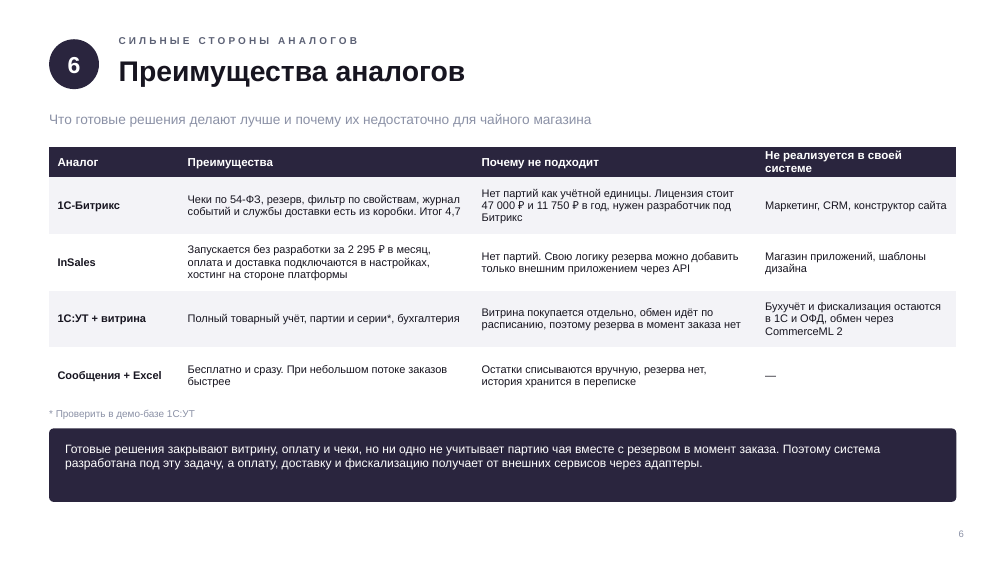
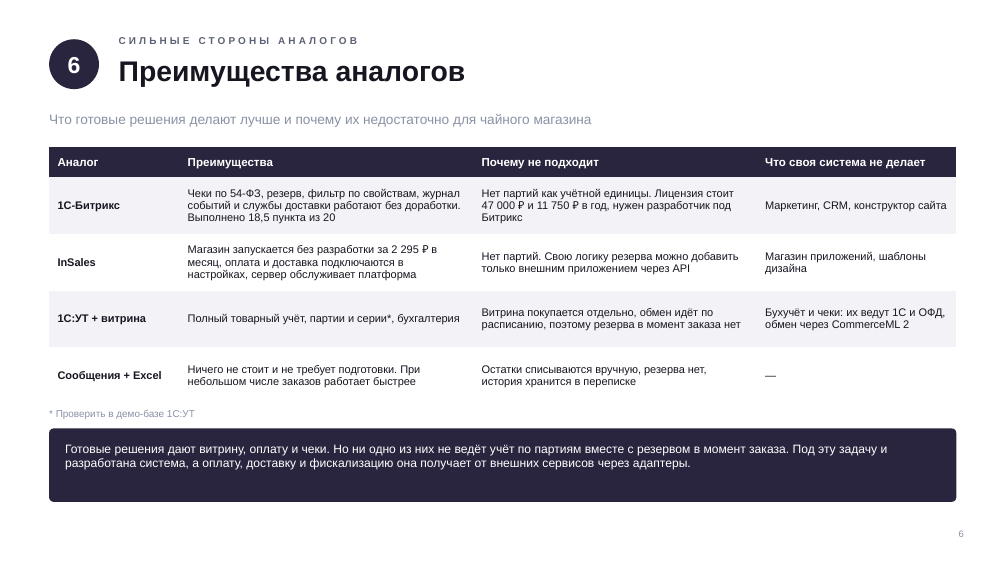
Before and after one commit to vfirsov/vfirsov-vr22-vkr, a slide deck: slide 7 of docs/Сравнение с аналогами — презентация.pptx. Drawn at 1008x567 pixels with LibreOffice and Linux fonts; fonts in the diff are those of the drawing; background and template pictures are left out. Boxes give left, top, right and bottom in pixels: in the first picture for what was removed or moved away, otherwise in the second. Text is boxed around its words. In the diff, an @@ line names an element or a change of style, - is before the commit and + after.

```diff
--- a/docs/Сравнение с аналогами — презентация.pptx
+++ b/docs/Сравнение с аналогами — презентация.pptx
@@ table at [49,147,957,392] @@
-row 1, column 4: Не реализуется в своей системе
+row 1, column 4: Что своя система не делает
-row 2, column 2: Чеки по 54-ФЗ, резерв, фильтр по свойствам, журнал событий и службы доставки есть из коробки. Итог 4,7
+row 2, column 2: Чеки по 54-ФЗ, резерв, фильтр по свойствам, журнал событий и службы доставки работают без доработки. Выполнено 18,5 пункта из 20
-row 3, column 2: Запускается без разработки за 2 295 ₽ в месяц, оплата и доставка подключаются в настройках, хостинг на стороне платформы
+row 3, column 2: Магазин запускается без разработки за 2 295 ₽ в месяц, оплата и доставка подключаются в настройках, сервер обслуживает платформа
-row 4, column 4: Бухучёт и фискализация остаются в 1С и ОФД, обмен через CommerceML 2
+row 4, column 4: Бухучёт и чеки: их ведут 1С и ОФД, обмен через CommerceML 2
-row 5, column 2: Бесплатно и сразу. При небольшом потоке заказов быстрее
+row 5, column 2: Ничего не стоит и не требует подготовки. При небольшом числе заказов работает быстрее
@@ text at [65,444,888,470]: text changed @@
-Готовые решения закрывают витрину, оплату и чеки, но ни одно не учитывает партию чая вместе с резервом в момент заказа. Поэтому система разработана под эту задачу, а оплату, доставку и фискализацию получает от внешних сервисов через адаптеры.
+Готовые решения дают витрину, оплату и чеки. Но ни одно из них не ведёт учёт по партиям вместе с резервом в момент заказа. Под эту задачу и разработана система, а оплату, доставку и фискализацию она получает от внешних сервисов через адаптеры.
```
Also in this commit, not shown: 8 other slides changed, 3 slides removed, 3 other files.
